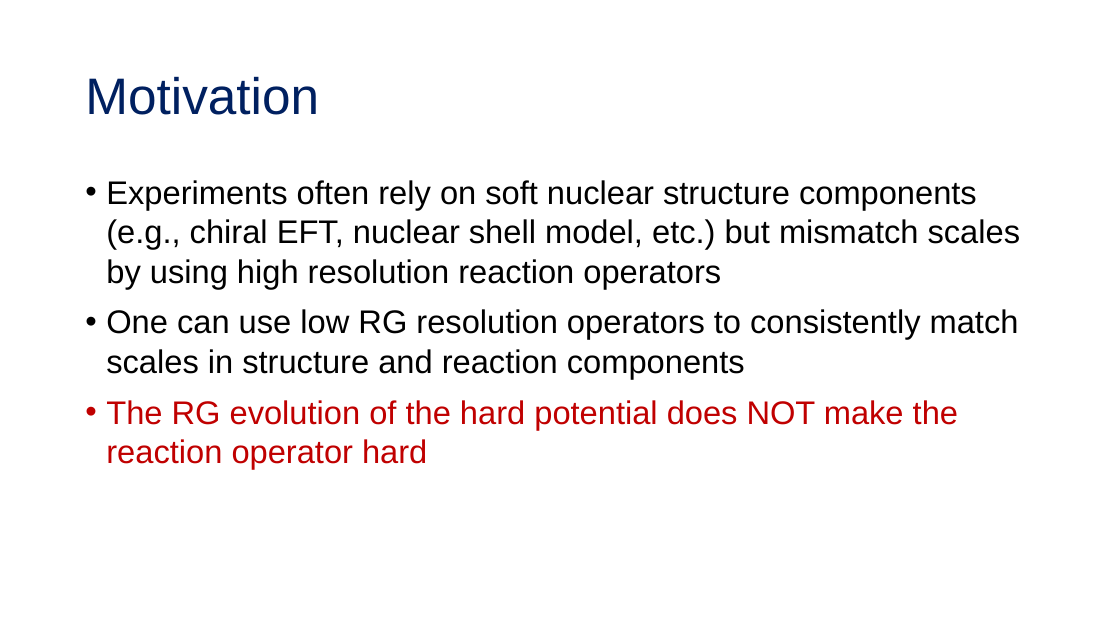
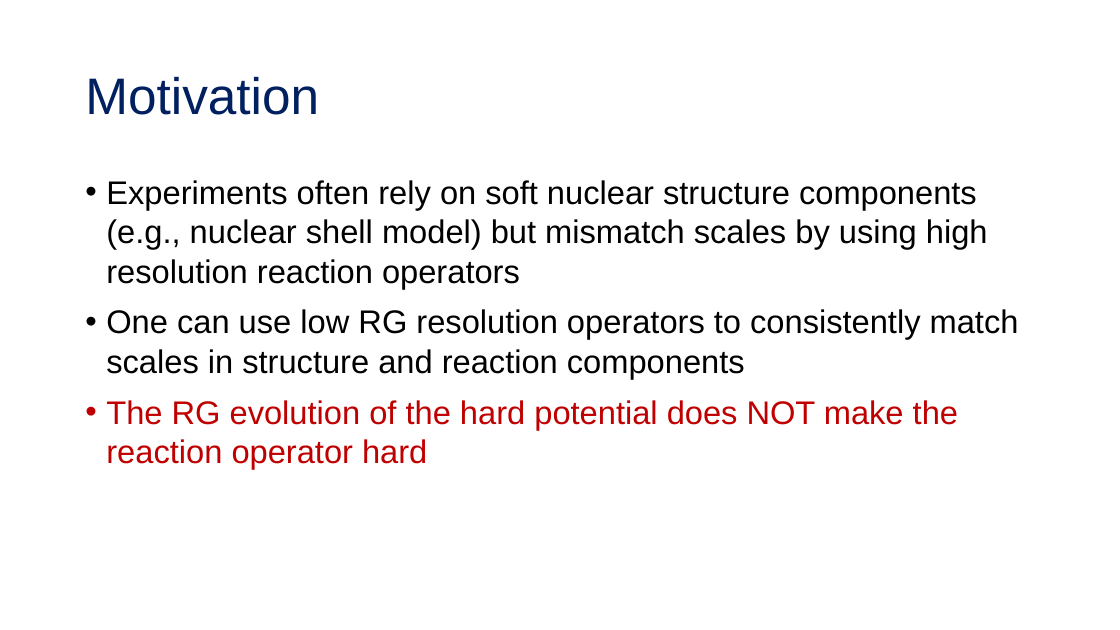
Before and after one commit to tropiano4/tropiano-srg, a slide deck: slide 4 of Presentations/DNP_October2020/tropiano_dnp_october2020.pptx. Drawn at 1120x630 pixels with LibreOffice and Linux fonts; fonts in the diff are those of the drawing. Boxes give left, top, right and bottom in pixels: in the first picture for what was removed or moved away, otherwise in the second. Text is boxed around its words. In the diff, an @@ line names an element or a change of style, - is before the commit and + after.

```diff
--- a/Presentations/DNP_October2020/tropiano_dnp_october2020.pptx
+++ b/Presentations/DNP_October2020/tropiano_dnp_october2020.pptx
@@ text at <box>106,180,988,288</box>: text changed @@
-• Experiments often rely on soft nuclear structure components (e.g., chiral EFT, nuclear shell model, etc.) but mismatch scales by using high resolution reaction operators
+• Experiments often rely on soft nuclear structure components (e.g., nuclear shell model) but mismatch scales by using high resolution reaction operators
```
